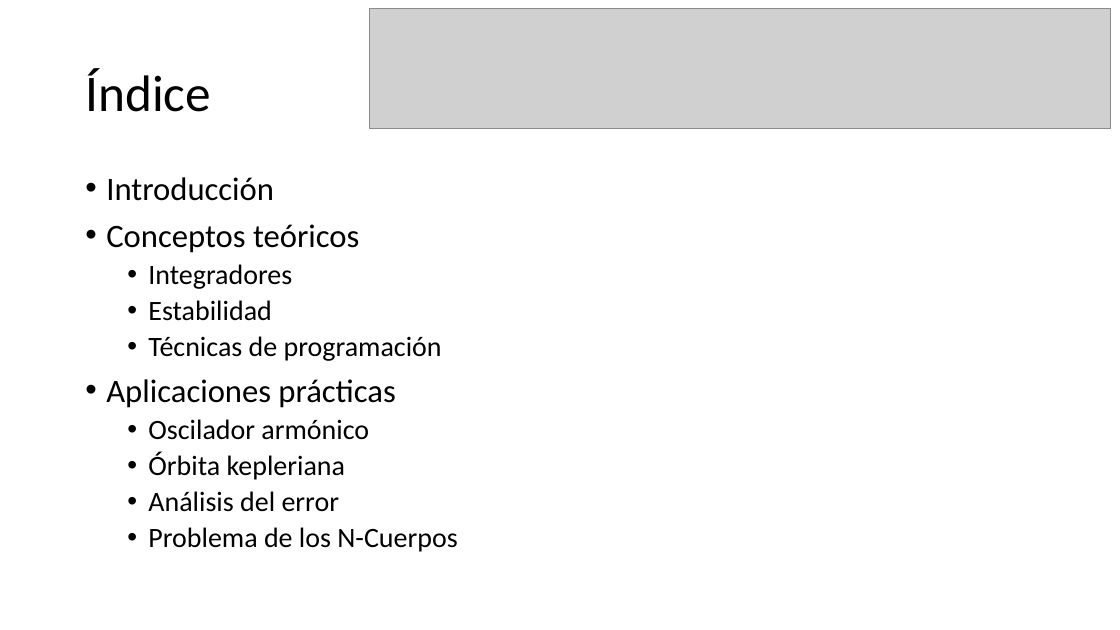
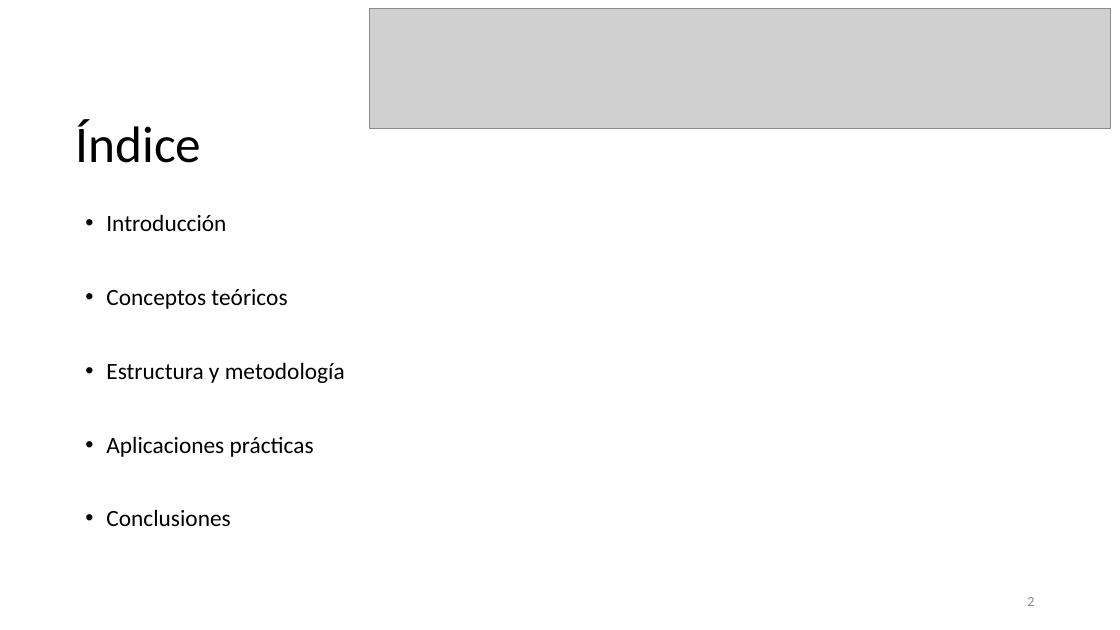
Before and after one commit to BlancaBC/Gravity, a slide deck: slide 2 of Presentacion.pptx. Drawn at 1120x630 pixels with LibreOffice and Linux fonts; fonts in the diff are those of the drawing; grey boxes stand for pictures. Boxes give left, top, right and bottom in pixels: in the first picture for what was removed or moved away, otherwise in the second. Text is boxed around its words. In the diff, an @@ line names an element or a change of style, - is before the commit and + after.

```diff
--- a/Presentacion.pptx
+++ b/Presentacion.pptx
@@ title "Índice": place and size @@
-title "Índice" at [85, 68, 211, 112]
+title "Índice" at [76, 119, 202, 163]
@@ text at [106, 214, 314, 457]: size 28 to 20 pt in "Introducción", "Conceptos teóricos", "Aplicaciones prácticas" @@
@@ text at [106, 362, 345, 383]: text changed; size 24 to 20 pt @@
-  • Integradores
-  • Estabilidad
-  • Técnicas de programación
+• Estructura y metodología
@@ text at [106, 509, 230, 526]: text changed; size 24 to 20 pt @@
-  • Oscilador armónico
-  • Órbita kepleriana
-  • Análisis del error
-  • Problema de los N-Cuerpos
+• Conclusiones
@@ page number added at [1027, 597, 1034, 606], 12 pt, text #8C8C8C @@
+2
```
Also in this commit, not shown: 11 other slides changed, 1 slide added.
